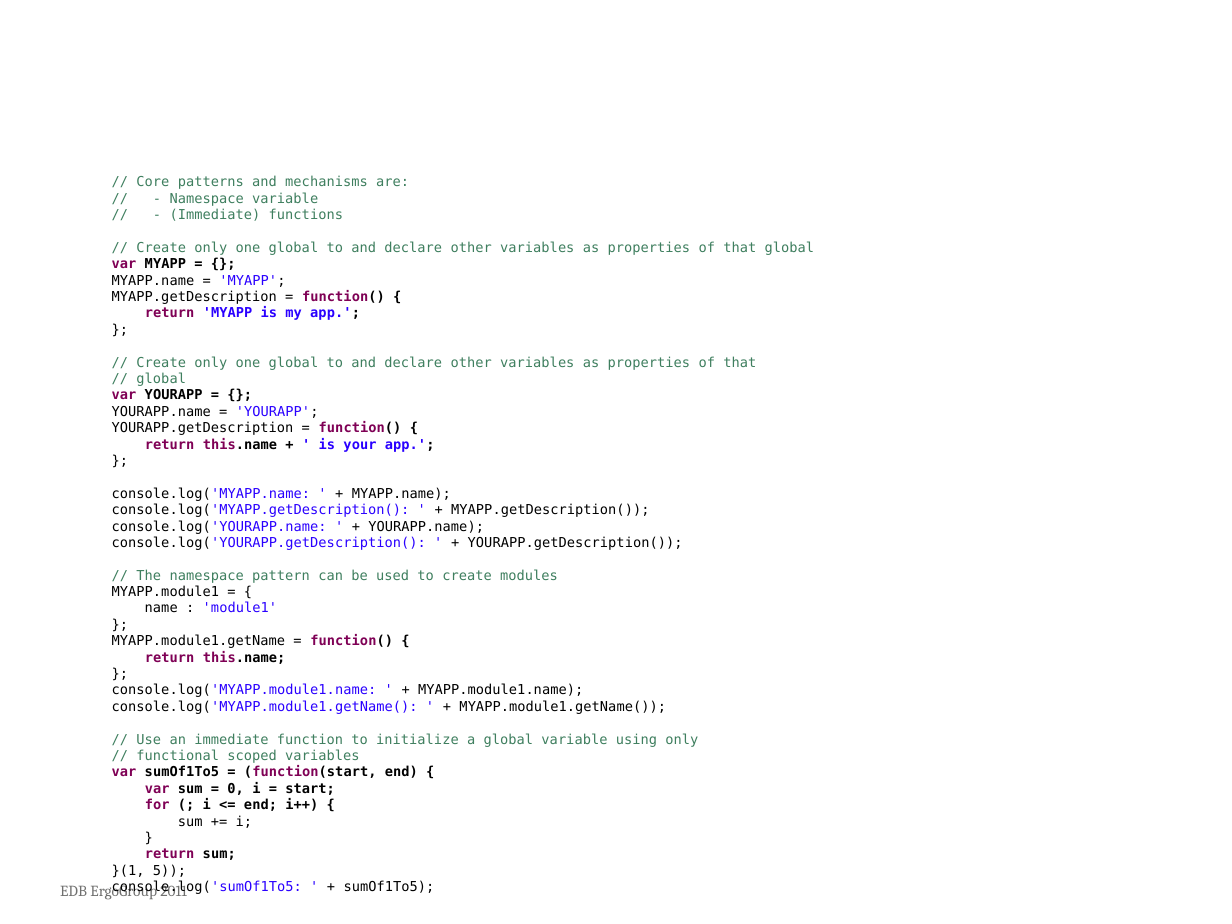
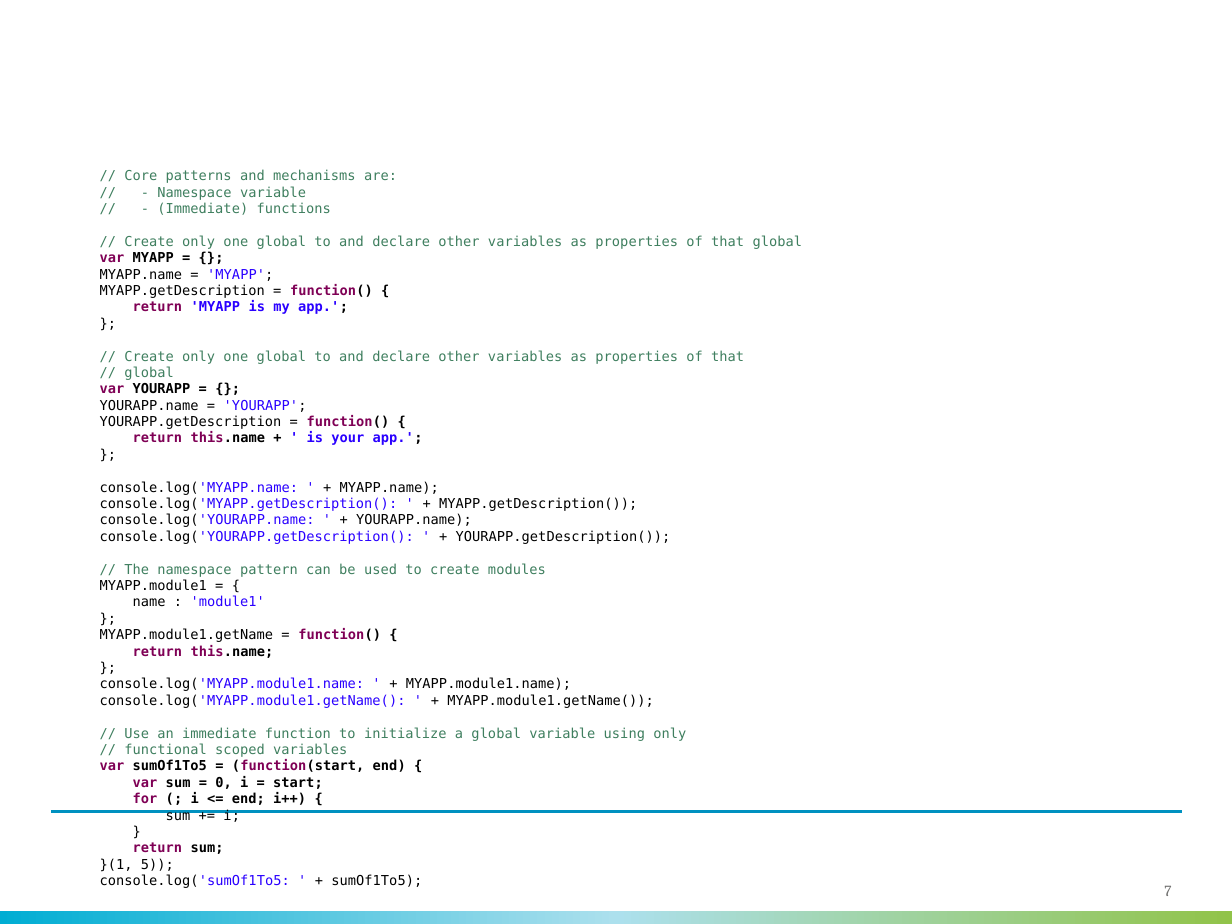
Before and after one commit to bjuvensjo/misc, a slide deck: slide 7 of js/minimize-globals/js-minimize-globals.pptx. Drawn at 1232x924 pixels with LibreOffice and Linux fonts; fonts in the diff are those of the drawing; background and template pictures are left out. Boxes give left, top, right and bottom in pixels: in the first picture for what was removed or moved away, otherwise in the second. Text is boxed around its words. In the diff, an @@ line names an element or a change of style, - is before the commit and + after.

```diff
--- a/js/minimize-globals/js-minimize-globals.pptx
+++ b/js/minimize-globals/js-minimize-globals.pptx
@@ text "// Core patterns and mechanisms ..." rewrapped from box(112, 175, 815, 828) to box(100, 169, 803, 854) @@
@@ line added from (51, 812) to (1181, 812), #0091C0 1.42 pt @@
@@ text removed at box(60, 882, 186, 900) @@
-EDB ErgoGroup 2011
@@ page number added at box(1164, 885, 1171, 896), 9 pt, text #70706F @@
+7
@@ rectangle added at box(0, 910, 1232, 924), fill gradient #00ADD3 to #ACE0ED to #91C349 @@
```
Also in this commit, not shown: 6 other slides changed, 1 slide added, 1 slide removed, 3 other files.
